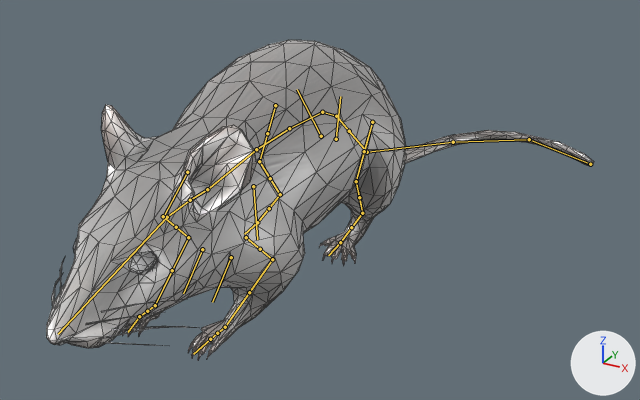
Renders of the Blender file vertex_animation_texture/Data/BlendFiles/mouse.blend from each side of a commit.
Both versions are drawn from a 50 mm camera at (0.924, -1.512, 0.902) aimed at (0.013, 0.144, 0.074). The axes (+X, +Y, +Z) are drawn at lower right. The lights are the same throughout. Both versions are drawn at frame 6 of the action 'Idle'; the numbers are the values there. The bones that bend it are drawn over the model as lines. Mesh edges are drawn as thin lines.

Names of what the first picture shows: 'Mouse'.
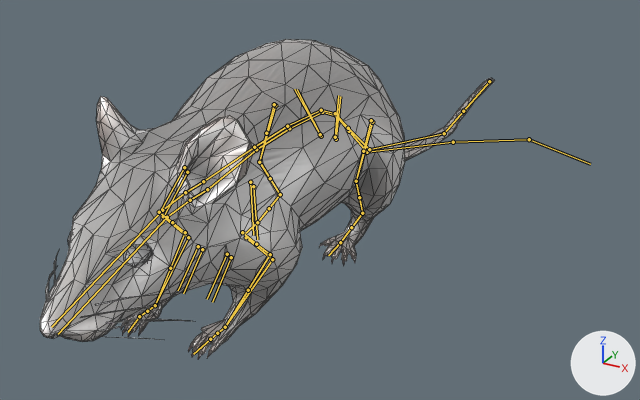
Diff of the bpy script that builds the scene:
```diff
--- a/vertex_animation_texture/Data/BlendFiles/mouse.blend.py
+++ b/vertex_animation_texture/Data/BlendFiles/mouse.blend.py
@@ bone_torso @@
 bone_torso = bpy.data.objects['rig'].pose.bones['torso']  # child of 'MCH-torso.parent'
-bone_torso.location = (0.0, 0.0, 0.0)
+bone_torso.location = (0.001, -0.009, 0.008)
@@ bone_chest @@
 bone_chest = bpy.data.objects['rig'].pose.bones['chest']  # child of 'torso'
-bone_chest.rotation_quaternion = (1.0, 0.0, 0.0, 0.0)  # degrees (0, 0, 0)
+bone_chest.rotation_quaternion = (0.999, -0.023, -0.003, 0.0)  # degrees (-3, 0, 0)
@@ bone_spine_003 @@
 bone_spine_003 = bpy.data.objects['rig'].pose.bones['spine.003']  # child of 'MCH-ROT-tail'
-bone_spine_003.rotation_quaternion = (1.0, 0.0, 0.0, 0.0)  # degrees (0, 0, 0)
+bone_spine_003.rotation_quaternion = (0.999, 0.001, 0.011, -0.031)  # degrees (0, 1, -4)
@@ bone_spine_002 @@
 bone_spine_002 = bpy.data.objects['rig'].pose.bones['spine.002']  # child of 'spine.003'
-bone_spine_002.rotation_quaternion = (1.0, 0.0, 0.0, 0.0)  # degrees (0, 0, 0)
+bone_spine_002.rotation_quaternion = (0.997, 0.013, 0.002, 0.079)  # degrees (1, 0, 9)
@@ bone_spine_001 @@
 bone_spine_001 = bpy.data.objects['rig'].pose.bones['spine.001']  # child of 'spine.002'
-bone_spine_001.rotation_quaternion = (1.0, 0.0, 0.0, 0.0)  # degrees (0, 0, 0)
+bone_spine_001.rotation_quaternion = (0.867, -0.091, 0.133, 0.468)  # degrees (-2, 19, 56)
@@ bone_spine @@
 bone_spine = bpy.data.objects['rig'].pose.bones['spine']  # child of 'spine.001'
-bone_spine.rotation_quaternion = (1.0, 0.0, 0.0, 0.0)  # degrees (0, 0, 0)
+bone_spine.rotation_quaternion = (0.871, 0.22, -0.09, 0.424)  # degrees (19, -20, 48)
```

Location of each change, [x1, y1, x2, y2] in pixels of the pictures (640 x 400 px):
'Mouse', posed (17% narrower): before [46, 40, 594, 359]; after [40, 39, 494, 359]
